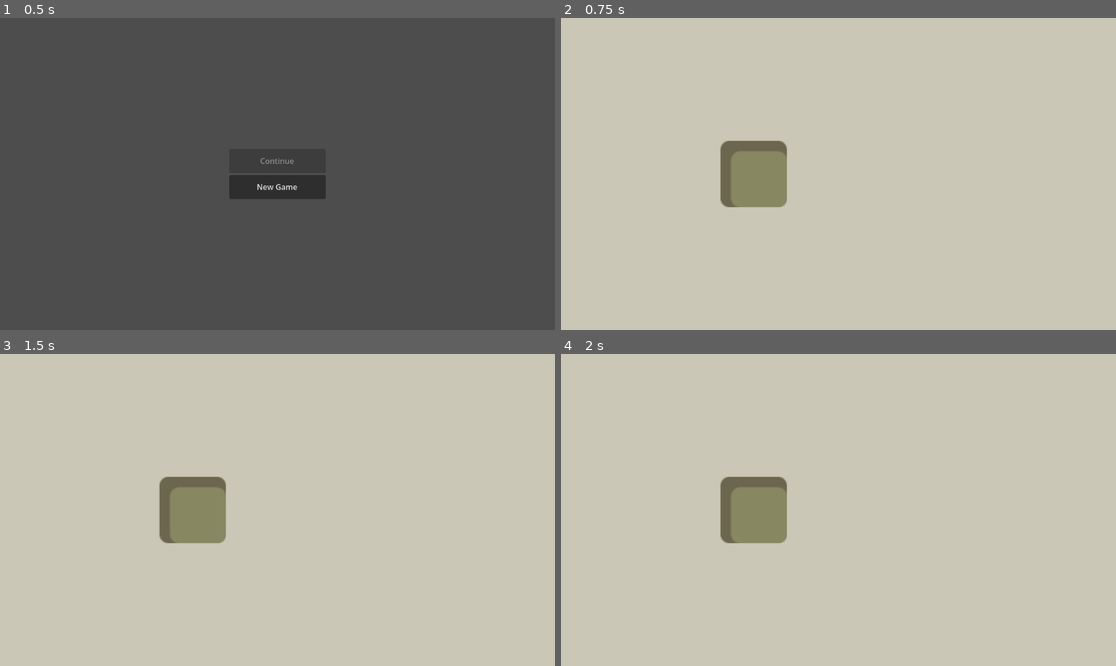
Above: before the commit, frames 1-4 (two rows, left to right).
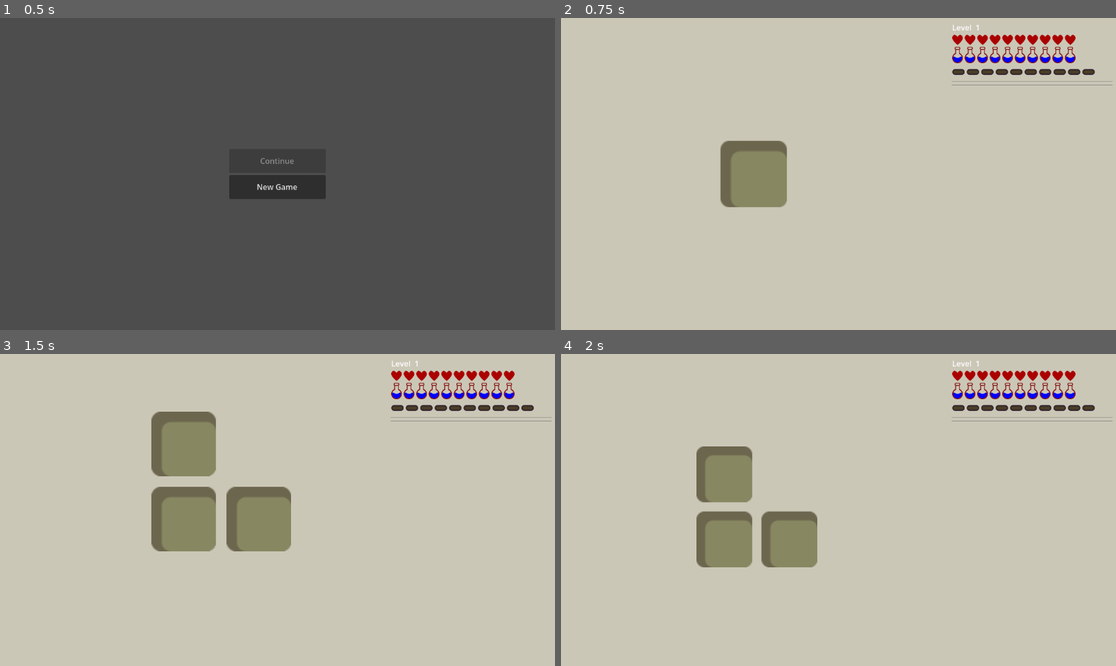
Above: after the commit, the same moments.

Repository: jiexdrop/run-reset
Game: Godot game, scene res://scenes/init.tscn
The game is run twice, just before and just after one commit, with the same random seed, the same clock (stepped at 60 frames per second) and the same inputs.
Inputs (mouse positions are in pixels of both pictures, inside the frame that each line leads up to):
- Up to frame 1 (0.5 s): no input
- Up to frame 2 (0.75 s): click "New Game" at 0.5 s
- Up to frame 3 (1.5 s): tap Enter at 1.25 s; move the mouse to (194, 510) at 1.27 s; click (194, 510) at 1.42 s
- Up to frame 4 (2 s): no input

Frame 1 is identical in both runs. In frame 2, 1.6% of the frame differs, in the area x 70-100%, y 2-22%; in frame 3, 8.0%, in the area x 27-100%, y 2-64%; in frame 4, 7.3%.

Commit message:
implemented combat ui

Diff:
--- a/autoloads/game_state.gd
+++ b/autoloads/game_state.gd
@@ -1,10 +1,16 @@
 extends Node
 
 var tiles: Dictionary = {}     # key: "x,y"  value: { visible, type, … }
-var monsters: Array = []       # [ { id, name, hp, max_hp, … }, … ]
+var monsters: Array = []       # [ { id, name, hp, max_hp, sprite, xp_reward, … }, … ]
 var player: Dictionary = {
-	"hp": 100, "max_hp": 100,
-	"attack": 10, "level": 1, "xp": 0
+	"hp":         10,
+	"max_hp":     10,
+	"attack":      1,
+	"level":       1,
+	"xp":          0,
+	"xp_to_next": 10,
+	"energy":     10,
+	"max_energy": 10,
 }
 var dirty: bool = false        # true = unsaved changes
 
--- a/autoloads/save_manager.gd
+++ b/autoloads/save_manager.gd
@@ -1,6 +1,6 @@
 extends Node
 
-const SAVE_PATH = "user://save.json"   # was save.json — must match init.gd
+const SAVE_PATH = "user://save.json"
 
 func save() -> void:
 	print("[SAVING]")
@@ -13,7 +13,7 @@
 	f.store_string(JSON.stringify(data))
 	GameState.dirty = false
 
-func load_save() -> void:          # renamed from load() — avoids shadowing built-in
+func load_save() -> void:
 	if not FileAccess.file_exists(SAVE_PATH): return
 	var f = FileAccess.open(SAVE_PATH, FileAccess.READ)
 	var parsed = JSON.parse_string(f.get_as_text())
@@ -22,10 +22,19 @@
 		GameState.monsters = parsed.get("monsters", [])
 		GameState.player   = parsed.get("player",   GameState.player)
 
-func reset() -> void:              # wipe state for a new game
+func reset() -> void:
 	if FileAccess.file_exists(SAVE_PATH):
 		DirAccess.remove_absolute(SAVE_PATH)
 	GameState.tiles    = {}
 	GameState.monsters = []
-	GameState.player   = { "hp": 100, "max_hp": 100, "attack": 10, "level": 1, "xp": 0 }
-	GameState.dirty    = false
+	GameState.player   = {
+		"hp":         10,
+		"max_hp":     10,
+		"attack":      1,
+		"level":       1,
+		"xp":          0,
+		"xp_to_next": 10,
+		"energy":     10,
+		"max_energy": 10,
+	}
+	GameState.dirty = false
--- /dev/null
+++ b/scenes/attack_data.gd
@@ -0,0 +1,19 @@
+## AttackData — define one attack as a Resource.
+## Create instances via File > New Resource > AttackData in the Godot editor,
+## or construct them in code:
+##
+##   var sword = AttackData.new()
+##   sword.attack_name  = "Sword"
+##   sword.damage       = 3
+##   sword.energy_cost  = 2
+##   sword.icon         = preload("res://assets/attacks/sword.png")
+##
+## Pass an Array[AttackData] to CombatUI.set_attacks() to populate the attack bar.
+
+extends Resource
+class_name AttackData
+
+@export var attack_name:  String  = "Attack"
+@export var damage:       int     = 1
+@export var energy_cost:  int     = 1
+@export var icon: Texture2D       = null
--- /dev/null
+++ b/scenes/combat_example.gd
@@ -0,0 +1,49 @@
+## combat_example.gd
+## ─────────────────────────────────────────────────────────────────────────────
+## Drop this code into any script that wants to trigger combat.
+## Typically you'd call this from tile.gd when the player enters a room,
+## or from game.gd after dungeon generation seeds monsters.
+##
+## USAGE
+## ──────
+## 1. Add monsters to GameState.monsters before calling start_combat():
+##
+##      GameState.monsters.append({
+##          "id":        0,
+##          "name":      "Cave Spider",
+##          "hp":        3,
+##          "max_hp":    3,
+##          "sprite":    "spider",     # must match MOB_SPRITES key in mob_card.gd
+##          "xp_reward": 2,
+##      })
+##
+## 2. Build your attacks (or load them as saved Resources):
+##
+##      var sword        = AttackData.new()
+##      sword.attack_name = "Sword"
+##      sword.damage      = 3
+##      sword.energy_cost = 2
+##      sword.icon        = preload("res://assets/attacks/sword.png")
+##
+## 3. Get CombatUI and start:
+##
+##      var combat_ui = get_tree().get_first_node_in_group("combat_ui")
+##      combat_ui.start_combat([0], [sword])   # pass mob indices + attacks
+##
+## ADDING NEW MOBS
+## ───────────────
+## • Add a sprite entry in mob_card.gd → MOB_SPRITES
+## • Append a dictionary with the new mob's fields to GameState.monsters
+##
+## ADDING NEW ATTACKS
+## ──────────────────
+## • Create a new AttackData resource (or instantiate in code as above)
+## • Add it to the attacks array passed to start_combat()
+##
+## UNLOCKING MORE HEARTS / ENERGY
+## ───────────────────────────────
+## • Modify GameState.player["max_hp"]     (the icon row auto-scales)
+## • Modify GameState.player["max_energy"] (same)
+## • Call combat_ui.refresh_stats() after the change
+
+## Nothing to extend here — this file is documentation / copy-paste reference.
--- /dev/null
+++ b/scenes/combat_ui.gd
@@ -0,0 +1,177 @@
+extends Control
+
+## CombatUI — right-hand panel showing player stats and active combat.
+##
+## ── Wiring ──────────────────────────────────────────────────────────────────
+## Call from game.gd (or wherever combat starts):
+##
+##   CombatUI.start_combat(monsters_subset, attacks)
+##
+## monsters_subset : Array of mob dictionaries (slice of GameState.monsters)
+## attacks         : Array[AttackData]           (from attack_data.gd)
+##
+## ── Extending ───────────────────────────────────────────────────────────────
+## • New mob type  → add its sprite key to mob_card.gd MOB_SPRITES
+## • New attack    → create an AttackData resource and pass it in start_combat()
+## • More hearts / energy / xp slots → just raise max_* in GameState.player
+
+# ── Sprite assets ─────────────────────────────────────────────────────────────
+const HEART_FULL  = preload("res://assets/ui/heart_full.png")
+const HEART_EMPTY = preload("res://assets/ui/heart_empty.png")
+const ENERGY_FULL  = preload("res://assets/ui/energy_full.png")
+const ENERGY_EMPTY = preload("res://assets/ui/energy_empty.png")
+const EXP_FULL    = preload("res://assets/ui/exp_full.png")
+const EXP_EMPTY   = preload("res://assets/ui/exp_empty.png")
+
+const ICON_SIZE = Vector2(20, 20)
+
+# ── Scene references ──────────────────────────────────────────────────────────
+const MobCardScene = preload("res://scenes/mob_card.tscn")
+
+# ── Nodes (assigned in _ready via $-paths; keep in sync with combat_ui.tscn) ─
+@onready var level_label:     Label         = $MarginContainer/VBox/StatsSection/LevelLabel
+@onready var hearts_row:      HBoxContainer = $MarginContainer/VBox/StatsSection/HeartsRow
+@onready var energy_row:      HBoxContainer = $MarginContainer/VBox/StatsSection/EnergyRow
+@onready var exp_row:         HBoxContainer = $MarginContainer/VBox/StatsSection/ExpRow
+@onready var mob_row:         HBoxContainer = $MarginContainer/VBox/CombatSection/MobRow
+@onready var attack_bar:      HBoxContainer = $MarginContainer/VBox/AttackBar
+@onready var combat_section:  Control       = $MarginContainer/VBox/CombatSection
+
+# ── Runtime state ─────────────────────────────────────────────────────────────
+var _active_mob_ids: Array = []          # indices into GameState.monsters
+var _attacks: Array        = []          # Array[AttackData]
+var _selected_attack: int  = 0           # index into _attacks
+
+
+# ── Lifecycle ─────────────────────────────────────────────────────────────────
+
+func _ready() -> void:
+	refresh_stats()
+	combat_section.visible = false       # hidden until start_combat()
+
+
+# ── Public API ────────────────────────────────────────────────────────────────
+
+## Refresh the player stats display from GameState.
+func refresh_stats() -> void:
+	var p = GameState.player
+	level_label.text = "Level  %d" % p.get("level", 1)
+	_build_icon_row(hearts_row, p.get("hp", 0),     p.get("max_hp", 10),     HEART_FULL,  HEART_EMPTY)
+	_build_icon_row(energy_row, p.get("energy", 10), p.get("max_energy", 10), ENERGY_FULL, ENERGY_EMPTY)
+	_build_icon_row(exp_row,    p.get("xp", 0),      p.get("xp_to_next", 10), EXP_FULL,    EXP_EMPTY)
+
+
+## Show the combat panel with the given mobs and attack choices.
+## mob_ids : Array[int] — indices into GameState.monsters
+## attacks : Array[AttackData]
+func start_combat(mob_ids: Array, attacks: Array) -> void:
+	_active_mob_ids = mob_ids
+	_attacks        = attacks
+	_selected_attack = 0
+	combat_section.visible = true
+	_rebuild_mob_cards()
+	_rebuild_attack_bar()
+
+
+## Hide combat panel (call when all mobs are dead or combat ends).
+func end_combat() -> void:
+	combat_section.visible = false
+	_active_mob_ids = []
+	_clear_children(mob_row)
+	_clear_children(attack_bar)
+
+
+# ── Icon row builder ──────────────────────────────────────────────────────────
+
+func _build_icon_row(row: HBoxContainer, current: int, maximum: int,
+					  full_tex: Texture2D, empty_tex: Texture2D) -> void:
+	_clear_children(row)
+	for i in range(maximum):
+		var icon = TextureRect.new()
+		icon.texture          = full_tex if i < current else empty_tex
+		icon.custom_minimum_size = ICON_SIZE
+		icon.stretch_mode     = TextureRect.STRETCH_KEEP_ASPECT_CENTERED
+		row.add_child(icon)
+
+
+# ── Mob cards ─────────────────────────────────────────────────────────────────
+
+func _rebuild_mob_cards() -> void:
+	_clear_children(mob_row)
+	for mob_id in _active_mob_ids:
+		if mob_id >= GameState.monsters.size():
+			continue
+		var card = MobCardScene.instantiate()
+		mob_row.add_child(card)
+		card.setup(mob_id, GameState.monsters[mob_id])
+		card.mob_attacked.connect(_on_mob_attacked)
+		card.mob_died.connect(_on_mob_died)
+
+
+# ── Attack bar ────────────────────────────────────────────────────────────────
+
+func _rebuild_attack_bar() -> void:
+	_clear_children(attack_bar)
+	for i in range(_attacks.size()):
+		var atk: AttackData = _attacks[i]
+		var btn = Button.new()
+		btn.icon             = atk.icon
+		btn.text             = "%s\n(%d ⚡)" % [atk.attack_name, atk.energy_cost]
+		btn.tooltip_text     = "Damage: %d  |  Energy: %d" % [atk.damage, atk.energy_cost]
+		btn.custom_minimum_size = Vector2(80, 64)
+		btn.toggle_mode      = true
+		btn.button_pressed   = (i == _selected_attack)
+		var idx = i          # capture for closure
+		btn.pressed.connect(func(): _select_attack(idx))
+		attack_bar.add_child(btn)
+
+
+func _select_attack(idx: int) -> void:
+	_selected_attack = idx
+	# Update toggle visuals
+	for i in range(attack_bar.get_child_count()):
+		var btn = attack_bar.get_child(i) as Button
+		if btn:
+			btn.button_pressed = (i == idx)
+
+
+# ── Signal handlers ───────────────────────────────────────────────────────────
+
+func _on_mob_attacked(mob_id: int, _dmg: int) -> void:
+	# Consume energy from selected attack
+	if _attacks.is_empty():
+		return
+	var atk: AttackData = _attacks[_selected_attack]
+	var p = GameState.player
+	p["energy"] = max(0, p.get("energy", 0) - atk.energy_cost)
+	GameState.player = p
+	refresh_stats()
+	SaveManager.save()
+
+
+func _on_mob_died(mob_id: int) -> void:
+	# Grant XP, handle level-up
+	var xp_gain = GameState.monsters[mob_id].get("xp_reward", 1)
+	var p = GameState.player
+	p["xp"] = p.get("xp", 0) + xp_gain
+	var xp_needed = p.get("xp_to_next", 10)
+	if p["xp"] >= xp_needed:
+		p["xp"]    -= xp_needed
+		p["level"]  = p.get("level", 1) + 1
+		# Optional: expand hearts/energy on level-up here
+	GameState.player = p
+	refresh_stats()
+
+	# Remove dead mob card
+	_active_mob_ids.erase(mob_id)
+	_rebuild_mob_cards()
+
+	if _active_mob_ids.is_empty():
+		end_combat()
+
+
+# ── Helpers ───────────────────────────────────────────────────────────────────
+
+func _clear_children(node: Node) -> void:
+	for child in node.get_children():
+		child.queue_free()
--- a/scenes/combat_ui.tscn
+++ b/scenes/combat_ui.tscn
@@ -1,4 +1,6 @@
 [gd_scene format=3 uid="uid://bhwyuf84ejc14"]
+
+[ext_resource type="Script" path="res://scenes/combat_ui.gd" id="1_combatui"]
 
 [node name="CombatUi" type="Control" unique_id=1815585971]
 layout_mode = 3
@@ -7,3 +9,56 @@
 anchor_bottom = 1.0
 grow_horizontal = 2
 grow_vertical = 2
+script = ExtResource("1_combatui")
+
+[node name="MarginContainer" type="MarginContainer" parent="." unique_id=200000001]
+layout_mode = 1
+anchors_preset = 15
+anchor_right = 1.0
+anchor_bottom = 1.0
+theme_override_constants/margin_left = 8
+theme_override_constants/margin_right = 8
+theme_override_constants/margin_top = 8
+theme_override_constants/margin_bottom = 8
+
+[node name="VBox" type="VBoxContainer" parent="MarginContainer" unique_id=200000002]
+layout_mode = 2
+
+[node name="StatsSection" type="VBoxContainer" parent="MarginContainer/VBox" unique_id=200000003]
+layout_mode = 2
+
+[node name="LevelLabel" type="Label" parent="MarginContainer/VBox/StatsSection" unique_id=200000004]
+layout_mode = 2
+text = "Level 1"
+
+[node name="HeartsRow" type="HBoxContainer" parent="MarginContainer/VBox/StatsSection" unique_id=200000005]
+layout_mode = 2
+
+[node name="EnergyRow" type="HBoxContainer" parent="MarginContainer/VBox/StatsSection" unique_id=200000006]
+layout_mode = 2
+
+[node name="ExpRow" type="HBoxContainer" parent="MarginContainer/VBox/StatsSection" unique_id=200000007]
+layout_mode = 2
+
+[node name="Separator" type="HSeparator" parent="MarginContainer/VBox" unique_id=200000008]
+layout_mode = 2
+
+[node name="CombatSection" type="VBoxContainer" parent="MarginContainer/VBox" unique_id=200000009]
+layout_mode = 2
+visible = false
+
+[node name="CombatLabel" type="Label" parent="MarginContainer/VBox/CombatSection" unique_id=200000010]
+layout_mode = 2
+text = "— Enemies —"
+horizontal_alignment = 1
+
+[node name="MobRow" type="HBoxContainer" parent="MarginContainer/VBox/CombatSection" unique_id=200000011]
+layout_mode = 2
+alignment = 1
+
+[node name="Separator2" type="HSeparator" parent="MarginContainer/VBox" unique_id=200000012]
+layout_mode = 2
+
+[node name="AttackBar" type="HBoxContainer" parent="MarginContainer/VBox" unique_id=200000013]
+layout_mode = 2
+alignment = 1
--- a/scenes/main.tscn
+++ b/scenes/main.tscn
@@ -31,5 +31,6 @@
 
 [node name="Game" parent="HBoxContainer/SubViewportContainer/SubViewport" unique_id=1830284763 instance=ExtResource("1_o5qli")]
 
-[node name="CombatUi" parent="HBoxContainer/SubViewportContainer" unique_id=1815585971 instance=ExtResource("2_0wfyh")]
+[node name="CombatUi" parent="HBoxContainer" unique_id=1815585971 instance=ExtResource("2_0wfyh")]
 layout_mode = 2
+size_flags_horizontal = 3
--- /dev/null
+++ b/scenes/mob_card.gd
@@ -0,0 +1,88 @@
+extends PanelContainer
+
+## MobCard — one enemy slot in the CombatUI.
+## Drop it into any HBoxContainer; call setup() to initialise.
+
+signal mob_attacked(mob_id: int, damage: int)
+signal mob_died(mob_id: int)
+
+# ── Sprite paths ──────────────────────────────────────────────────────────────
+# Add more mobs here; the key matches the "sprite" field on the mob dictionary.
+const MOB_SPRITES: Dictionary = {
+	"spider": preload("res://assets/mobs/spider.png"),
+}
+
+const HP_FULL  = preload("res://assets/ui/heart_full.png")
+const HP_EMPTY = preload("res://assets/ui/heart_empty.png")
+const HP_ICON_SIZE = Vector2(16, 16)
+
+# ── Internal state ────────────────────────────────────────────────────────────
+var mob_id:   int    = -1   # index into GameState.monsters
+var mob_data: Dictionary = {}
+
+@onready var mob_sprite:    TextureRect  = $VBoxContainer/MobSprite
+@onready var name_label:    Label        = $VBoxContainer/NameLabel
+@onready var hp_container:  HBoxContainer = $VBoxContainer/HPContainer
+@onready var attack_button: Button       = $VBoxContainer/AttackButton
+
+
+# ── Public API ────────────────────────────────────────────────────────────────
+
+## Call this after instantiating the card.
+## id  = index in GameState.monsters
+## data = the mob Dictionary: { id, name, hp, max_hp, sprite, … }
+func setup(id: int, data: Dictionary) -> void:
+	mob_id   = id
+	mob_data = data
+	_refresh()
+	attack_button.pressed.connect(_on_attack_pressed)
+
+
+## Refresh visuals from mob_data (call after any hp change).
+func refresh_from_state() -> void:
+	mob_data = GameState.monsters[mob_id]
+	_refresh()
+
+
+# ── Private ───────────────────────────────────────────────────────────────────
+
+func _refresh() -> void:
+	name_label.text = mob_data.get("name", "???")
+
+	# Sprite
+	var sprite_key = mob_data.get("sprite", "")
+	if MOB_SPRITES.has(sprite_key):
+		mob_sprite.texture = MOB_SPRITES[sprite_key]
+
+	# HP hearts (capped at max_hp, max_hp defaults to hp if absent)
+	var hp     = mob_data.get("hp",     1)
+	var max_hp = mob_data.get("max_hp", hp)
+	_build_hearts(hp, max_hp)
+
+	# Disable button if dead
+	attack_button.disabled = (hp <= 0)
+
+
+func _build_hearts(hp: int, max_hp: int) -> void:
+	# Clear old icons
+	for child in hp_container.get_children():
+		child.queue_free()
+
+	for i in range(max_hp):
+		var icon        = TextureRect.new()
+		icon.texture    = HP_FULL if i < hp else HP_EMPTY
+		icon.custom_minimum_size = HP_ICON_SIZE
+		icon.stretch_mode        = TextureRect.STRETCH_KEEP_ASPECT_CENTERED
+		hp_container.add_child(icon)
+
+
+func _on_attack_pressed() -> void:
+	# Default damage = player attack stat; CombatUI can override via signal.
+	var dmg = GameState.player.get("attack", 1)
+	mob_data["hp"] = max(0, mob_data.get("hp", 0) - dmg)
+	GameState.monsters[mob_id] = mob_data
+	GameState.mark_dirty()
+	_refresh()
+	mob_attacked.emit(mob_id, dmg)
+	if mob_data["hp"] <= 0:
+		mob_died.emit(mob_id)
--- /dev/null
+++ b/scenes/mob_card.tscn
@@ -0,0 +1,28 @@
+[gd_scene format=3 uid="uid://mob_card_scene"]
+
+[ext_resource type="Script" path="res://scenes/mob_card.gd" id="1_mobcard"]
+
+[node name="MobCard" type="PanelContainer" unique_id=100000001]
+custom_minimum_size = Vector2(120, 140)
+script = ExtResource("1_mobcard")
+
+[node name="VBoxContainer" type="VBoxContainer" parent="." unique_id=100000002]
+layout_mode = 2
+
+[node name="MobSprite" type="TextureRect" parent="VBoxContainer" unique_id=100000003]
+custom_minimum_size = Vector2(64, 64)
+layout_mode = 2
+stretch_mode = 5
+
+[node name="NameLabel" type="Label" parent="VBoxContainer" unique_id=100000004]
+layout_mode = 2
+horizontal_alignment = 1
+text = "Mob"
+
+[node name="HPContainer" type="HBoxContainer" parent="VBoxContainer" unique_id=100000005]
+layout_mode = 2
+alignment = 1
+
+[node name="AttackButton" type="Button" parent="VBoxContainer" unique_id=100000006]
+layout_mode = 2
+text = "Attack"
Not shown, added: scenes/attack_data.gd.uid
Not shown, added: scenes/combat_example.gd.uid
Not shown, added: scenes/combat_ui.gd.uid
Not shown, added: scenes/mob_card.gd.uid
